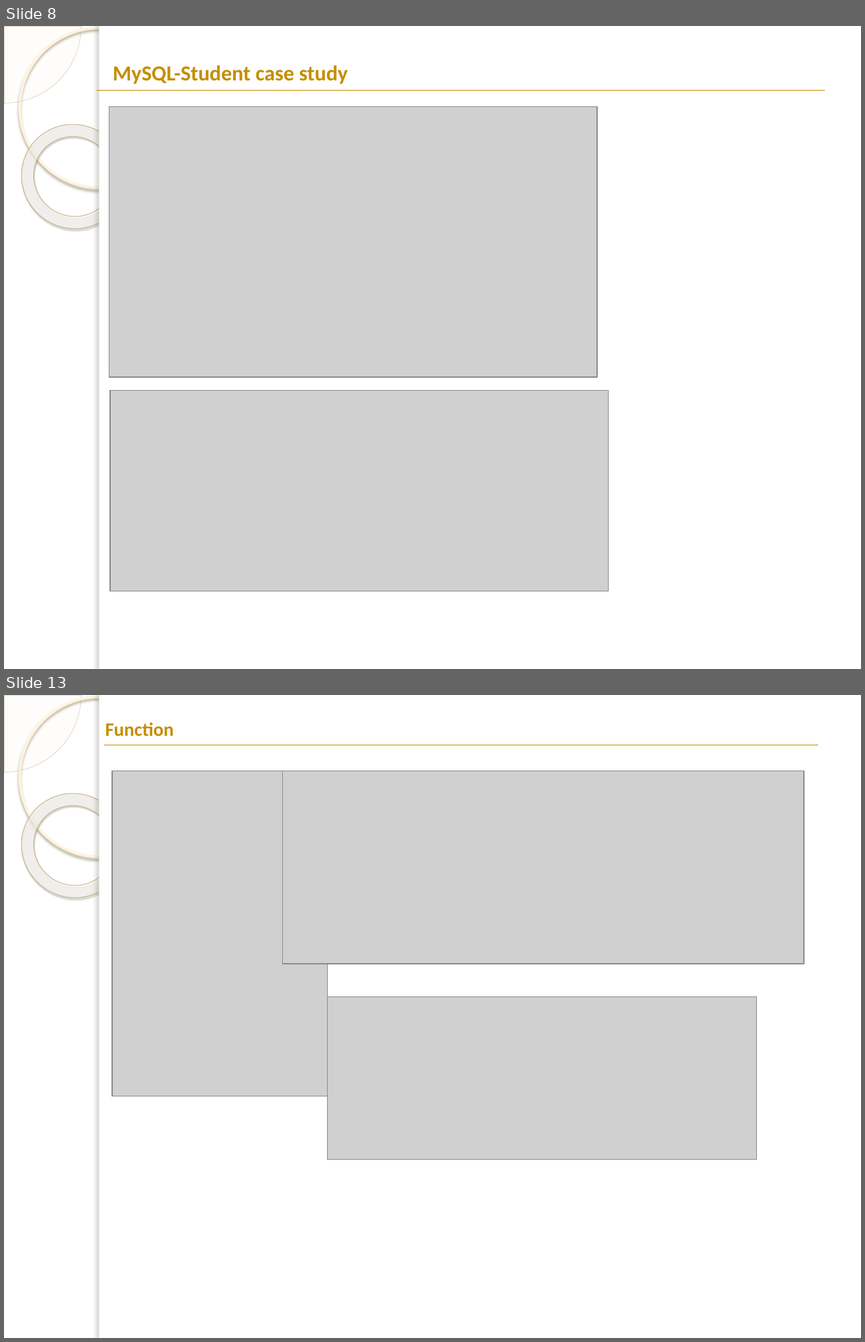
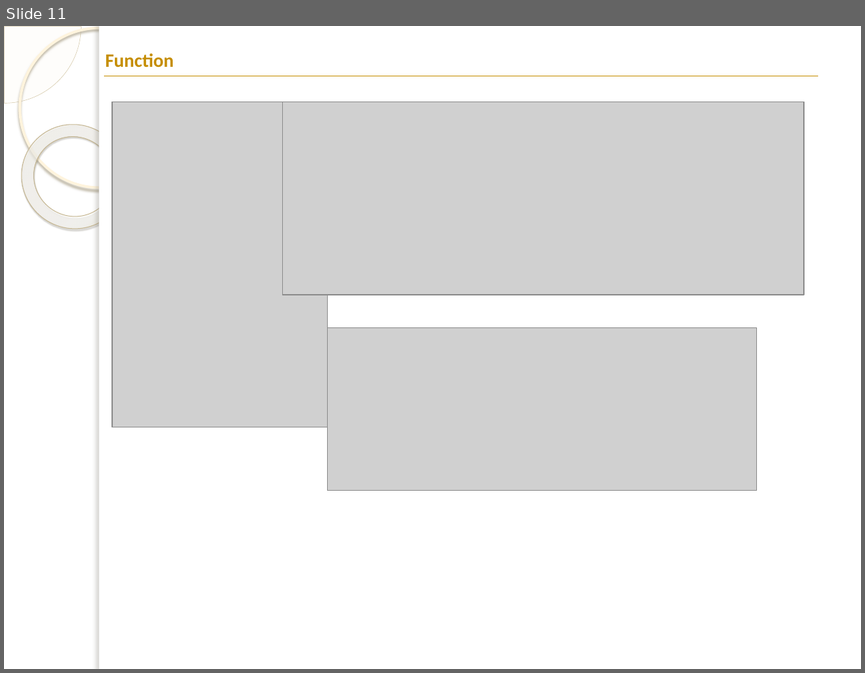
Before and after one commit to mohammadbtc100/courses, a slide deck: Database/DB-lab-2.pptx. Shown one above the other, each under a label of ours: slides 8 and 13 before the commit, slide 11 after it; the slides between them are not shown. The pictures are 865x1342 and 865x673 pixels, drawn with LibreOffice and Linux fonts; fonts in the diff are those of the drawing; grey boxes stand for pictures; background and template pictures are left out. Boxes give left, top, right and bottom in pixels: in the first picture for what was removed or moved away, otherwise in the second. Text is boxed around its words. In the diff, an @@ line names an element or a change of style, - is before the commit and + after.

```diff
--- a/Database/DB-lab-2.pptx
+++ b/Database/DB-lab-2.pptx
@@ slide 8 removed at box(4, 26, 861, 669), background picture (left out); not listed: 5 template elements that a slide beside it also shows @@
@@ text removed at box(113, 65, 348, 84) @@
-MySQL-Student case study
@@ line removed from (96, 90) to (825, 90) @@
@@ picture removed at box(109, 106, 597, 378) @@
@@ picture removed at box(110, 390, 608, 590) @@
@@ what was slide 13 is now slide 11 @@
```
Also in this commit, not shown: 1 slide changed, 36 slides added, 10 other slides removed.
